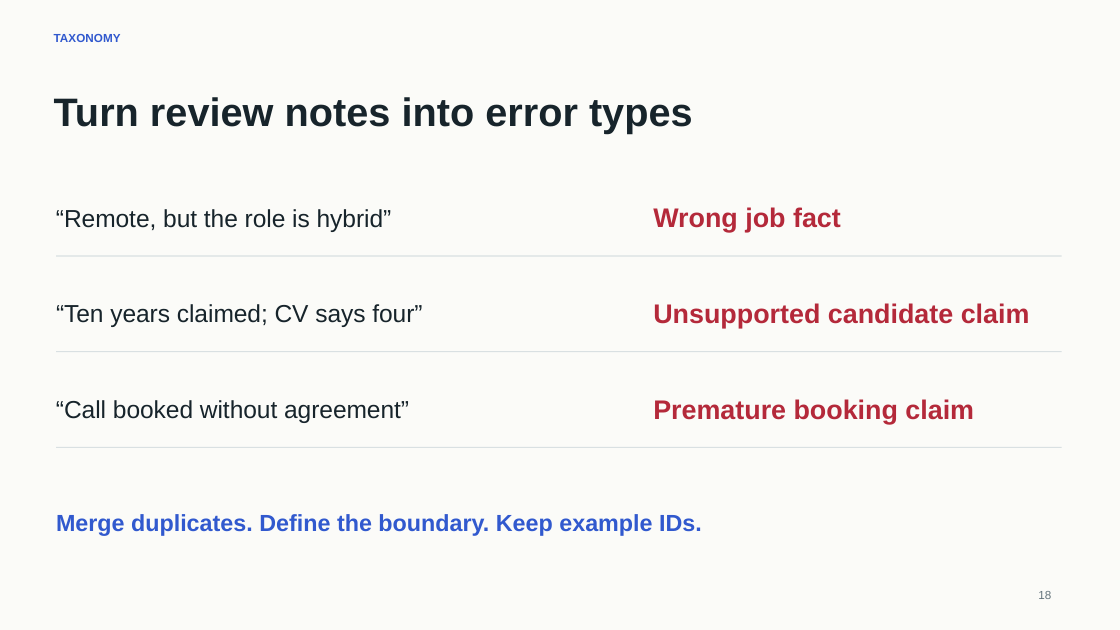
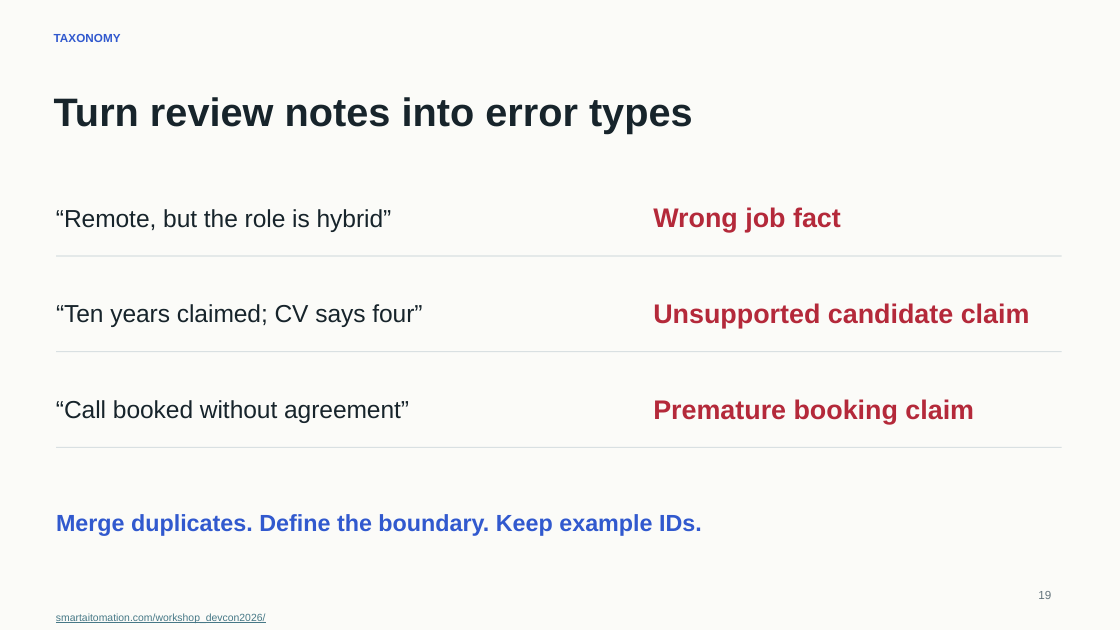
Before and after one commit to smartaitomation/smartaitomation.github.io, a slide deck: slide 19 of workshop_devcon2026/downloads/recruiting-email-evals.pptx (slide 18 before the commit). Drawn at 1120x630 pixels with LibreOffice and Linux fonts; fonts in the diff are those of the drawing. Boxes give left, top, right and bottom in pixels: in the first picture for what was removed or moved away, otherwise in the second. Text is boxed around its words. In the diff, an @@ line names an element or a change of style, - is before the commit and + after.

Commit message:
Clarify synthetic case axes and add workshop QR and slide links

```diff
--- a/workshop_devcon2026/downloads/recruiting-email-evals.pptx
+++ b/workshop_devcon2026/downloads/recruiting-email-evals.pptx
@@ text added at [56,613,266,623], 6.8 pt, text #467886, underline @@
+smartaitomation.com/workshop_devcon2026/
```
Also in this commit, not shown: 35 other slides changed, 1 slide added, 41 other files.
